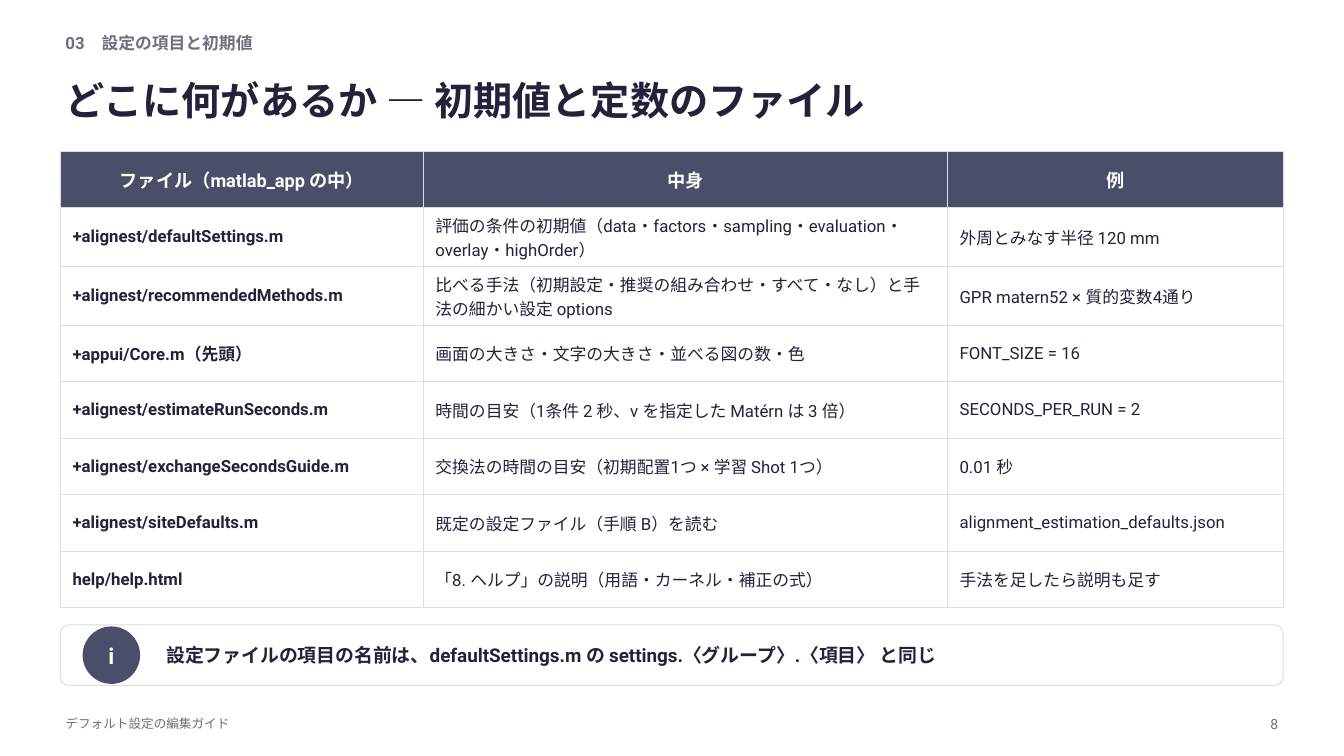
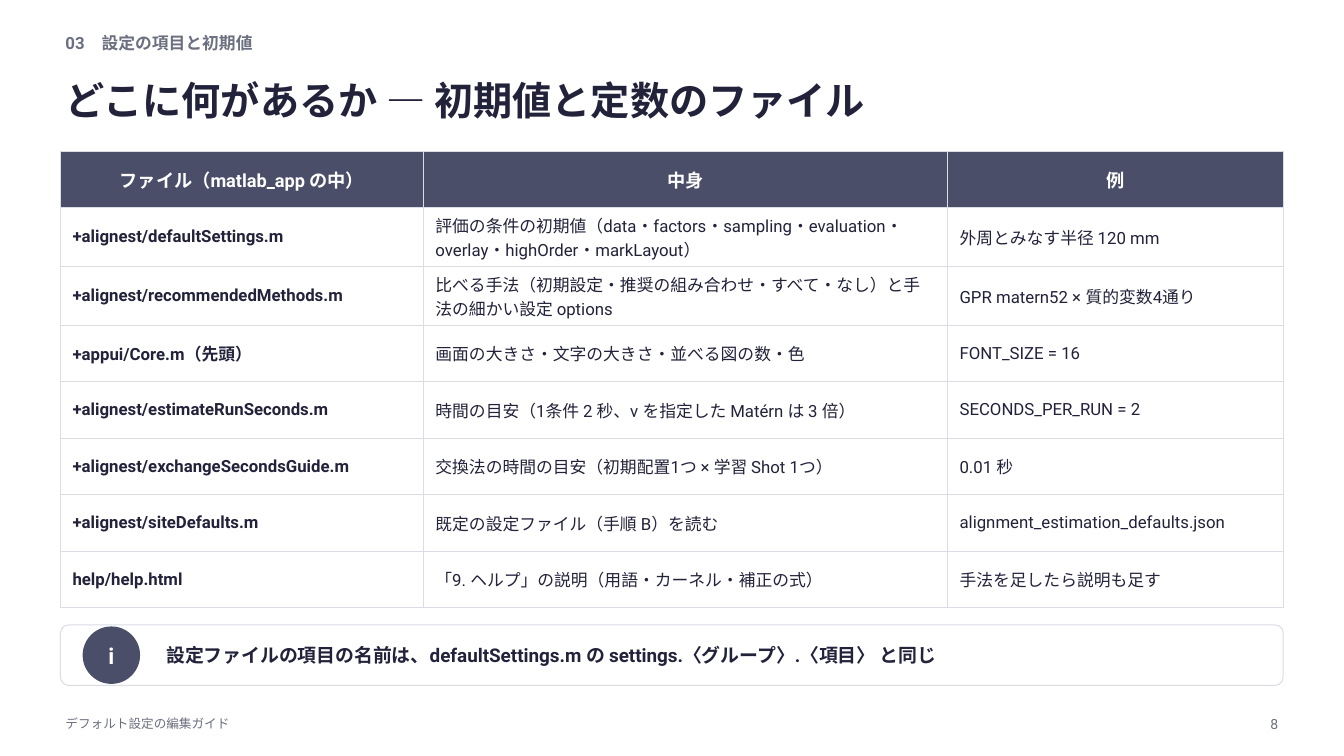
Before and after one commit to rsakamoto-0824/alignment-estimation-benchmark, a slide deck: slide 8 of matlab_app/docs/defaults_guide/デフォルト設定の編集ガイド.pptx. Drawn at 1344x756 pixels with LibreOffice and Linux fonts; fonts in the diff are those of the drawing. Boxes give left, top, right and bottom in pixels: in the first picture for what was removed or moved away, otherwise in the second. Text is boxed around its words. In the diff, an @@ line names an element or a change of style, - is before the commit and + after.

```diff
--- a/matlab_app/docs/defaults_guide/デフォルト設定の編集ガイド.pptx
+++ b/matlab_app/docs/defaults_guide/デフォルト設定の編集ガイド.pptx
@@ table at (x1=60, y1=151, x2=1284, y2=603) @@
-row 2, column 2: 評価の条件の初期値（data・factors・sampling・evaluation・overlay・highOrder）
+row 2, column 2: 評価の条件の初期値（data・factors・sampling・evaluation・overlay・highOrder・markLayout）
-row 8, column 2: 「8. ヘルプ」の説明（用語・カーネル・補正の式）
+row 8, column 2: 「9. ヘルプ」の説明（用語・カーネル・補正の式）
```
Also in this commit, not shown: 9 other slides changed, 1 slide added, 36 other files.
